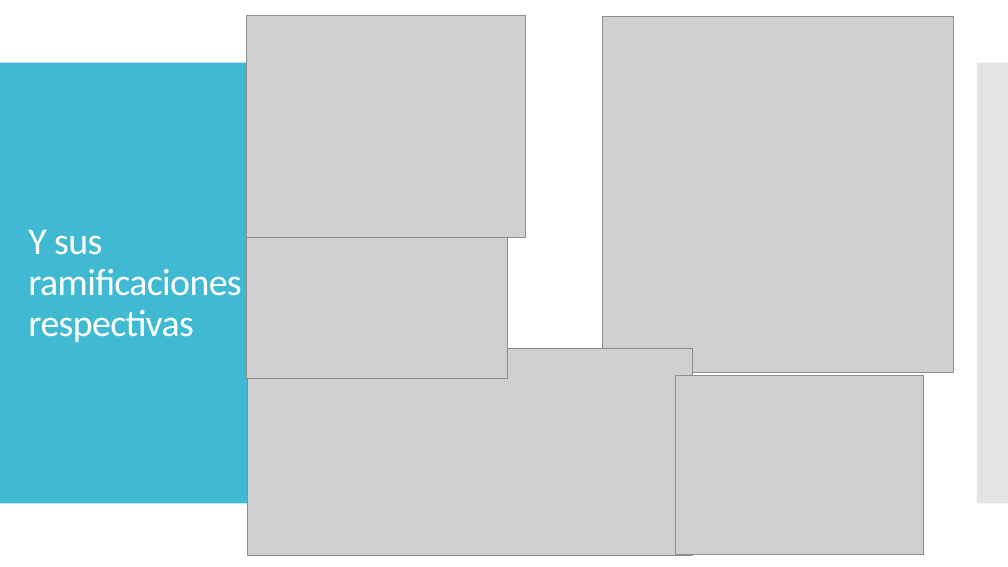
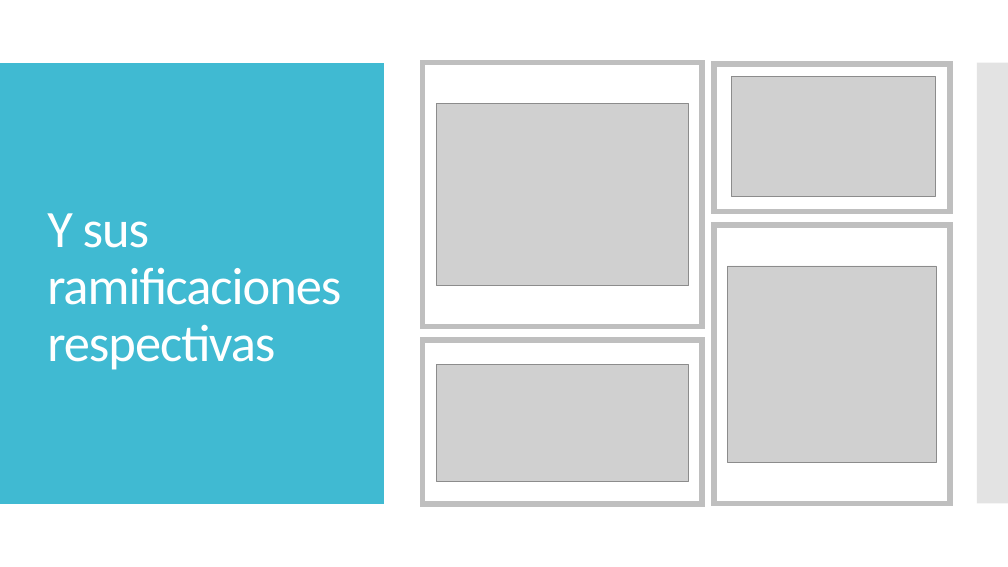
Before and after one commit to jesusapb/POO-2.0, a slide deck: slide 9 of Presentación.pptx (slide 12 before the commit). Drawn at 1008x567 pixels with LibreOffice and Linux fonts; fonts in the diff are those of the drawing; grey boxes stand for pictures. Boxes give left, top, right and bottom in pixels: in the first picture for what was removed or moved away, otherwise in the second. Text is boxed around its words. In the diff, an @@ line names an element or a change of style, - is before the commit and + after.

```diff
--- a/Presentación.pptx
+++ b/Presentación.pptx
@@ rectangle added at (0,0,1008,567), fill #FFFFFF @@
@@ picture removed at (247,16,526,237) @@
@@ picture removed at (603,17,953,373) @@
@@ rectangle added at (0,63,756,504), fill #40BAD2 @@
@@ rectangle added at (0,63,384,504), fill #40BAD2 @@
@@ rectangle added at (423,63,702,327), fill #FFFFFF, outline #BFBFBF 5.25 pt @@
@@ rectangle added at (715,64,951,212), fill #FFFFFF, outline #BFBFBF 5.25 pt @@
@@ picture added at (732,76,936,197) @@
@@ rectangle added at (767,63,1008,504), fill #C8C8C8 at 50% opacity @@
@@ title "Y sus ramificaciones respectivas": place and size @@
-title "Y sus ramificaciones respectivas" at (28,229,241,342)
+title "Y sus ramificaciones respectivas" at (47,213,341,370)
@@ title "Y sus ramificaciones respectivas" at (47,213,341,370): size 36 to 50 pt, letter spacing -0.6 to -1 pt; vertical alignment middle to bottom @@
@@ picture: place and size @@
-picture at (676,376,923,554)
+picture at (436,104,689,286)
@@ picture removed at (247,238,508,378) @@
@@ rectangle added at (715,225,951,504), fill #FFFFFF, outline #BFBFBF 5.25 pt @@
@@ picture added at (728,266,937,463) @@
@@ rectangle added at (423,340,702,504), fill #FFFFFF, outline #BFBFBF 5.25 pt @@
@@ picture: place and size @@
-picture at (248,349,693,555)
+picture at (436,364,688,482)
```
Also in this commit, not shown: 3 other slides changed, 1 slide added, 3 slides removed, 5 other files.
